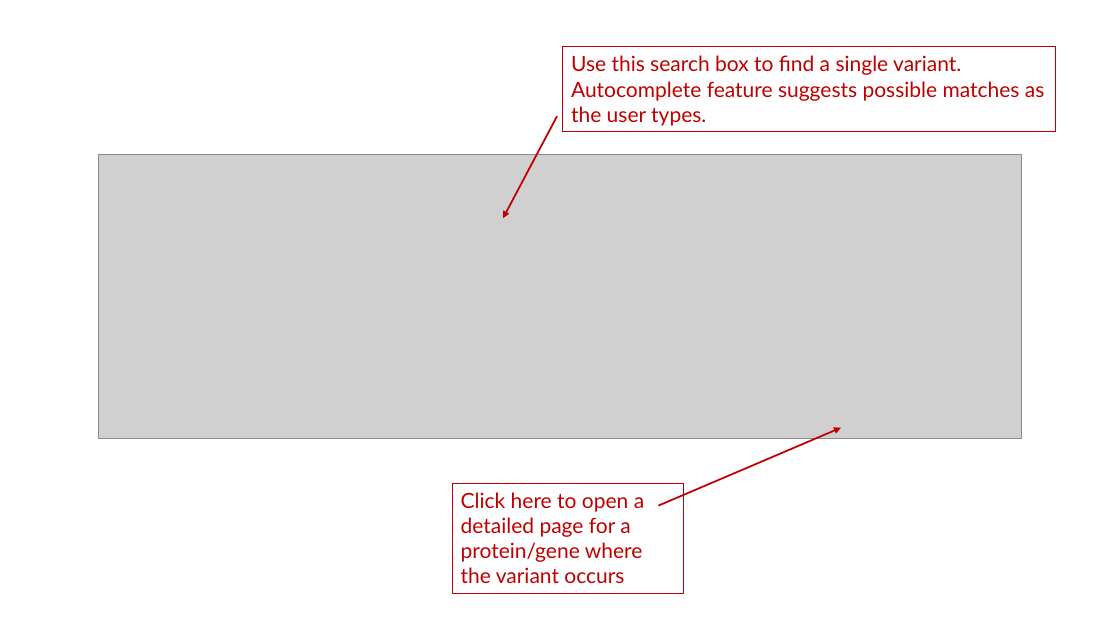
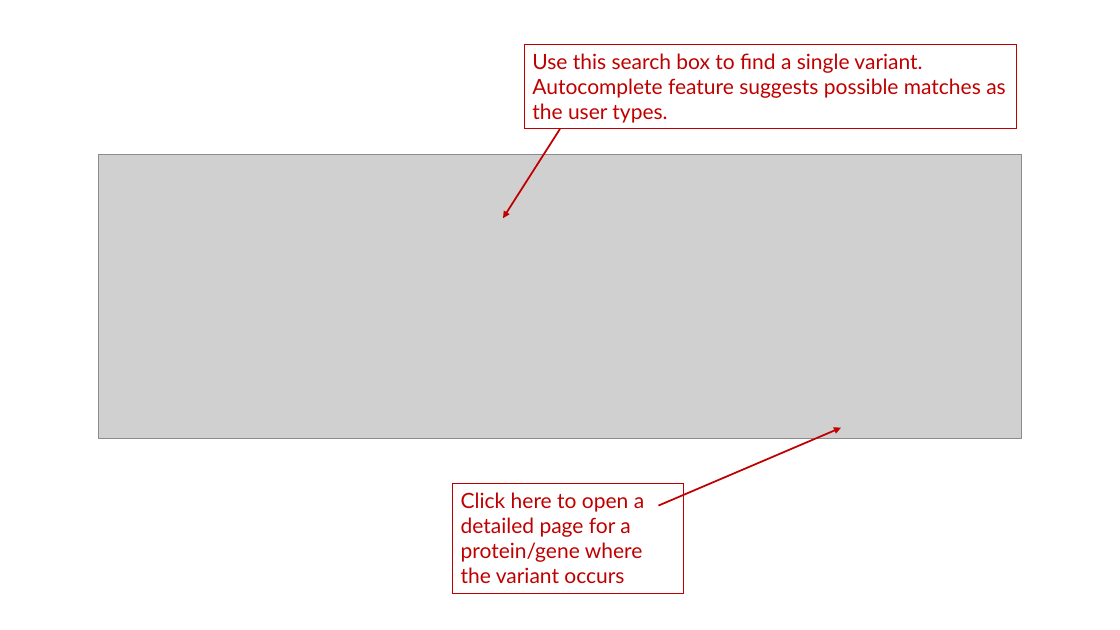
Before and after one commit to Duong-NguyenTrinhTrung/pgx-db, a slide deck: slide 8 of Tutorial.pptx (slide 7 before the commit). Drawn at 1120x630 pixels with LibreOffice and Linux fonts; fonts in the diff are those of the drawing; grey boxes stand for pictures. Boxes give left, top, right and bottom in pixels: in the first picture for what was removed or moved away, otherwise in the second. Text is boxed around its words. In the diff, an @@ line names an element or a change of style, - is before the commit and + after.

```diff
--- a/Tutorial.pptx
+++ b/Tutorial.pptx
@@ rectangle "Use this search box to ..." moved from (x1=563, y1=47, x2=1056, y2=132) to (x1=524, y1=45, x2=1017, y2=129) @@
@@ arrow moved from (557, 116) - (503, 218) to (560, 129) - (503, 218) @@
```
Also in this commit, not shown: 6 other slides changed, 1 slide added, 27 other files.
